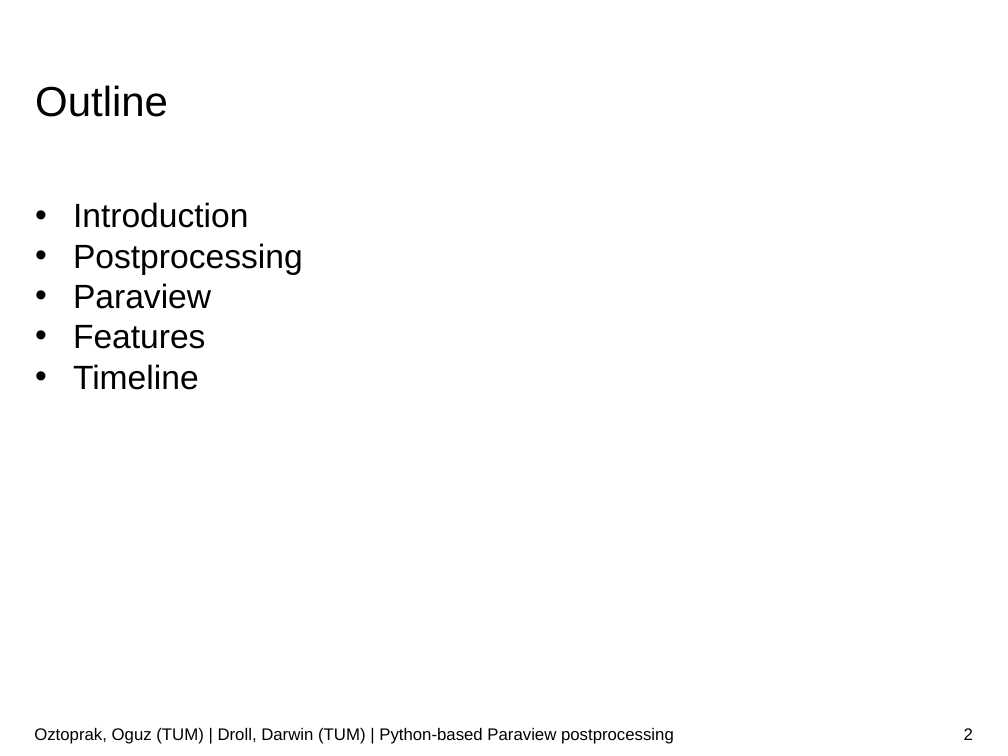
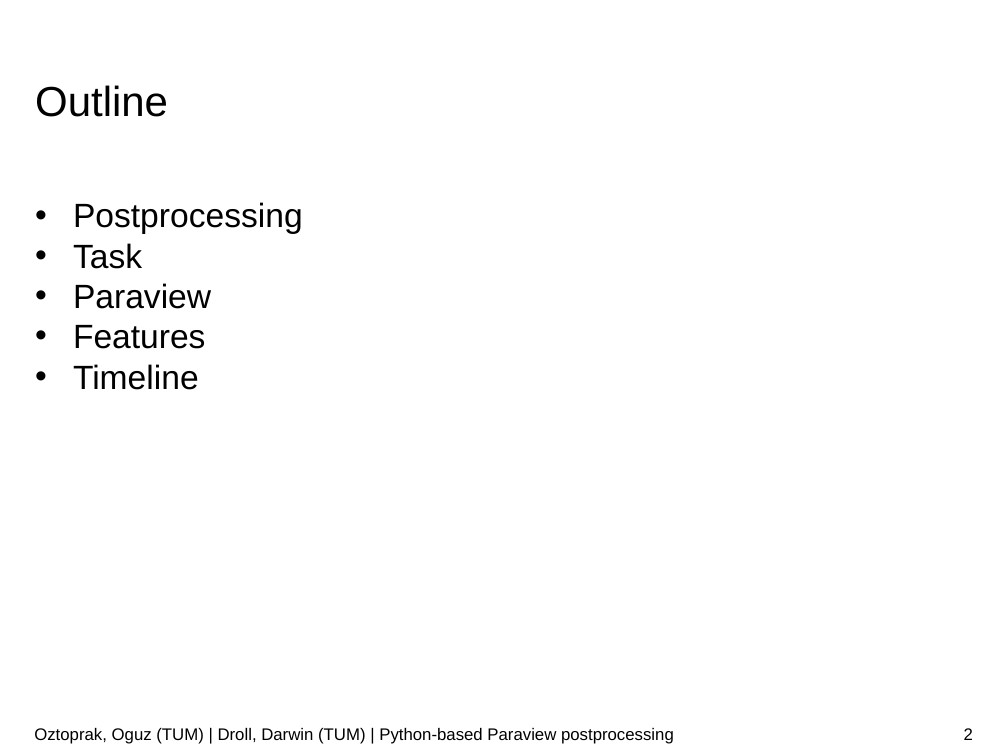
Before and after one commit to JusticeBoi/Paraview-PostProcessing-SoftwareLab, a slide deck: slide 2 of Paraview-postprocessor.pptx. Drawn at 1008x756 pixels with LibreOffice and Linux fonts; fonts in the diff are those of the drawing; background and template pictures are left out. Boxes give left, top, right and bottom in pixels: in the first picture for what was removed or moved away, otherwise in the second. Text is boxed around its words. In the diff, an @@ line names an element or a change of style, - is before the commit and + after.

Commit message:
Switched postprocessing with Task (introduction)

```diff
--- a/Paraview-postprocessor.pptx
+++ b/Paraview-postprocessor.pptx
@@ text at (73, 202, 248, 228): paragraph removed @@
-• Introduction
@@ text at (73, 243, 142, 269): paragraph added @@
+• Task
```
Also in this commit, not shown: 1 other slide changed.
